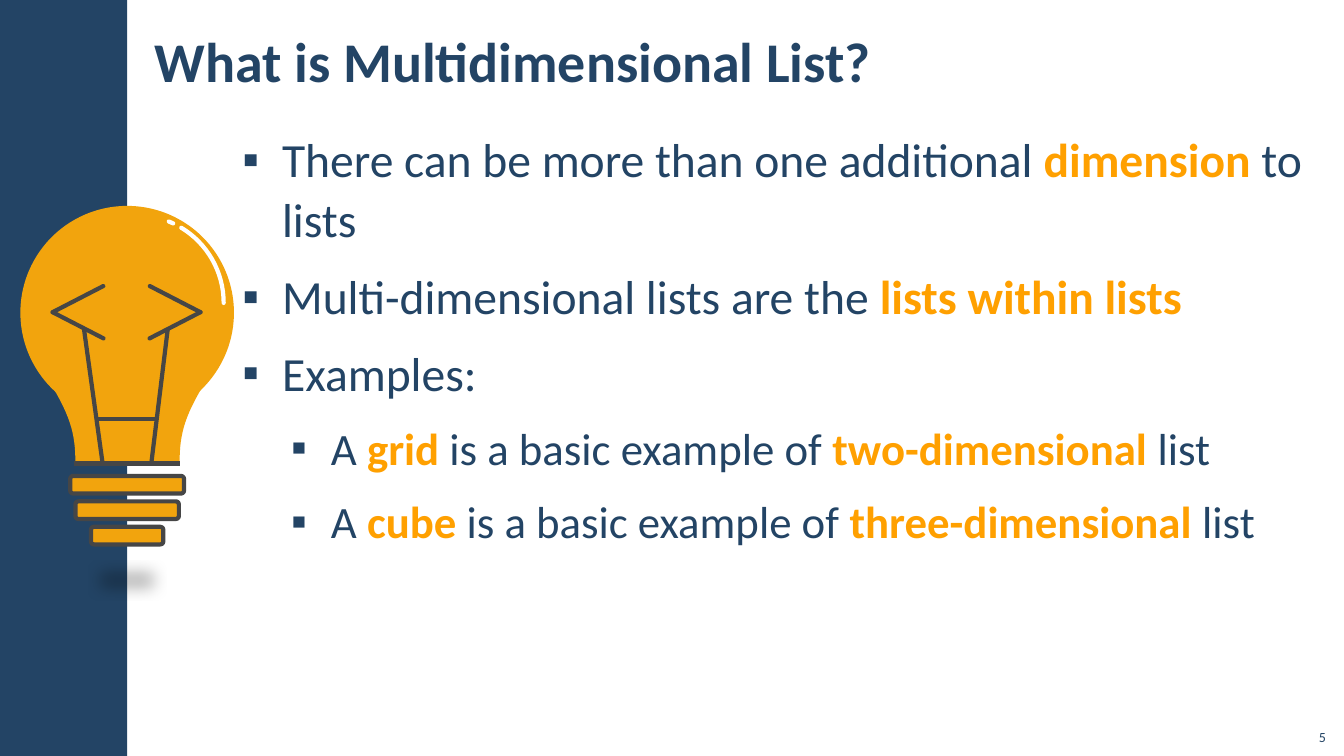
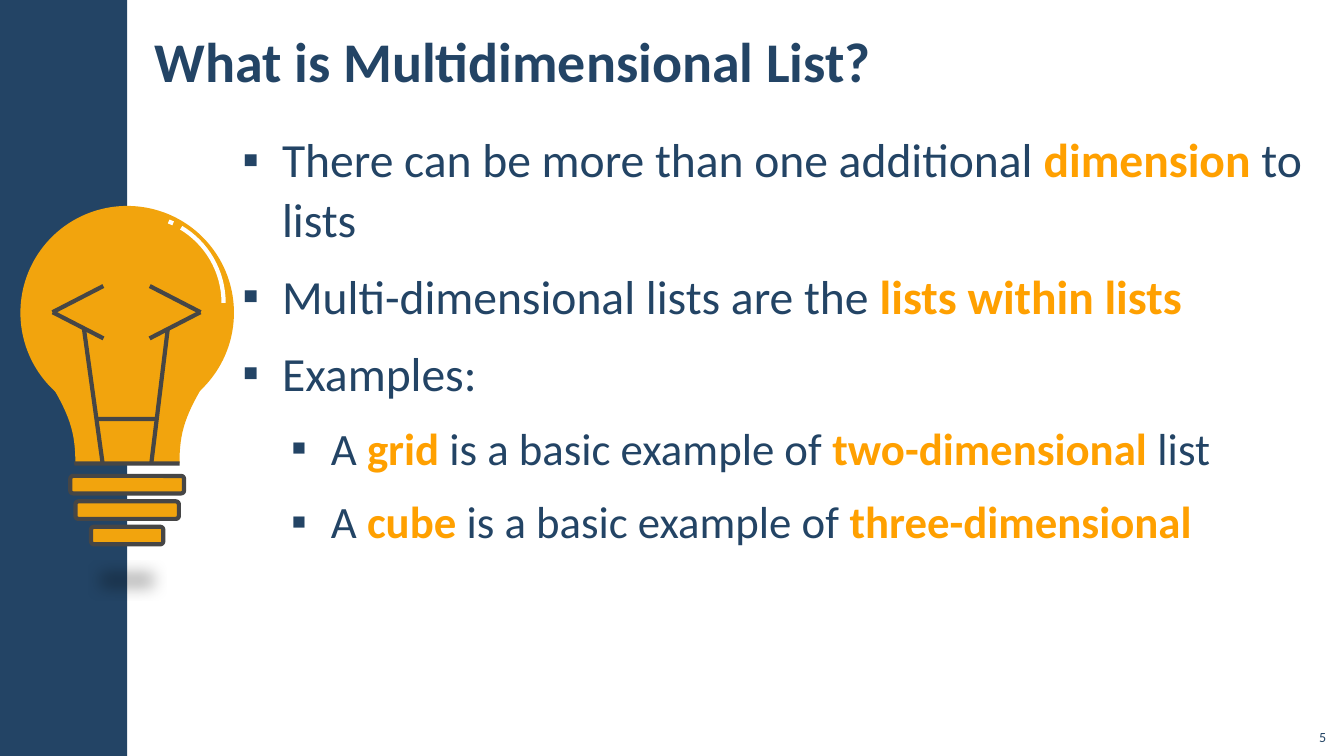
Before and after one commit to HristoRaykov/python_advanced_01.2020, a slide deck: slide 5 of 03.MultidimentinalLists/03-Multidimensional-Lists.pptx. Drawn at 1344x756 pixels with LibreOffice and Linux fonts; fonts in the diff are those of the drawing; background and template pictures are left out. Boxes give left, top, right and bottom in pixels: in the first picture for what was removed or moved away, otherwise in the second. Text is boxed around its words. In the diff, an @@ line names an element or a change of style, - is before the commit and + after.

```diff
--- a/03.MultidimentinalLists/03-Multidimensional-Lists.pptx
+++ b/03.MultidimentinalLists/03-Multidimensional-Lists.pptx
@@ text at box(331, 506, 1192, 546): text changed; text colour #234465 to #FFA000; bold on @@
-  ▪ A cube is a basic example of three-dimensional list
+  ▪ A cube is a basic example of three-dimensional
```
Also in this commit, not shown: 24 other slides changed.
